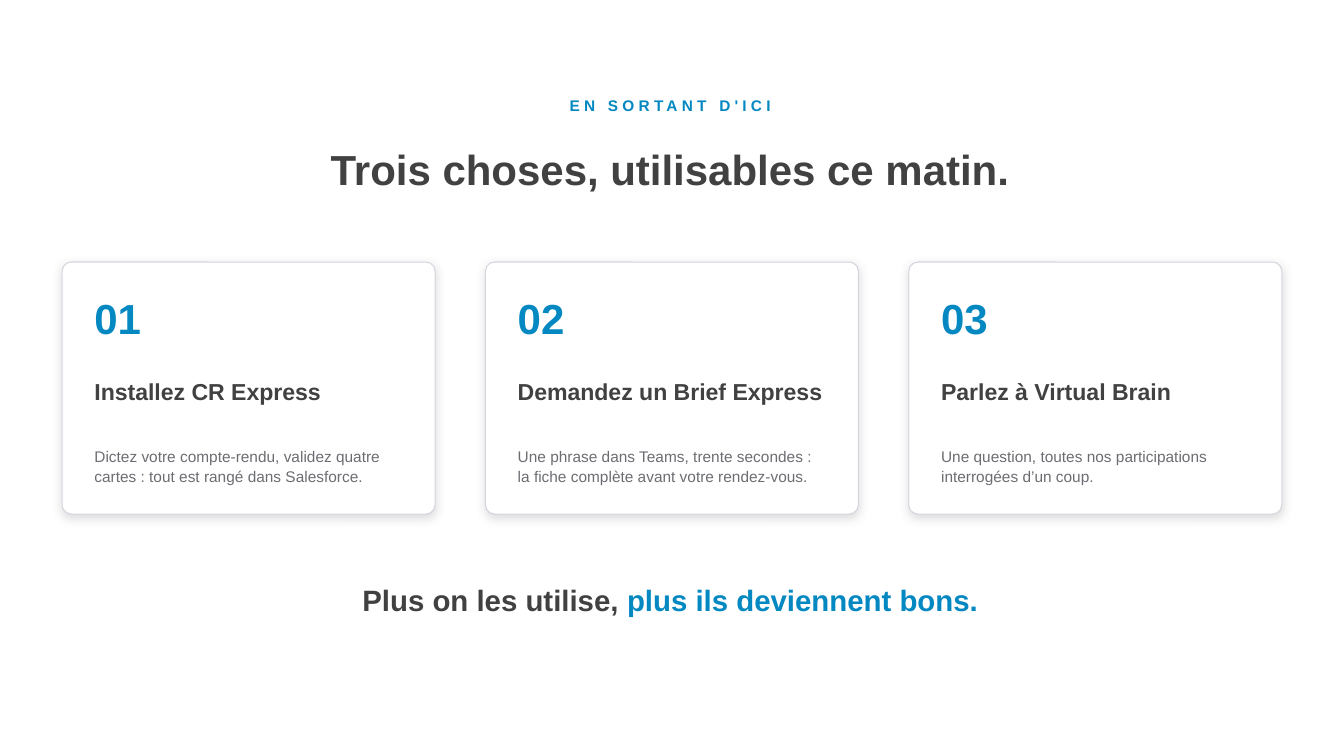
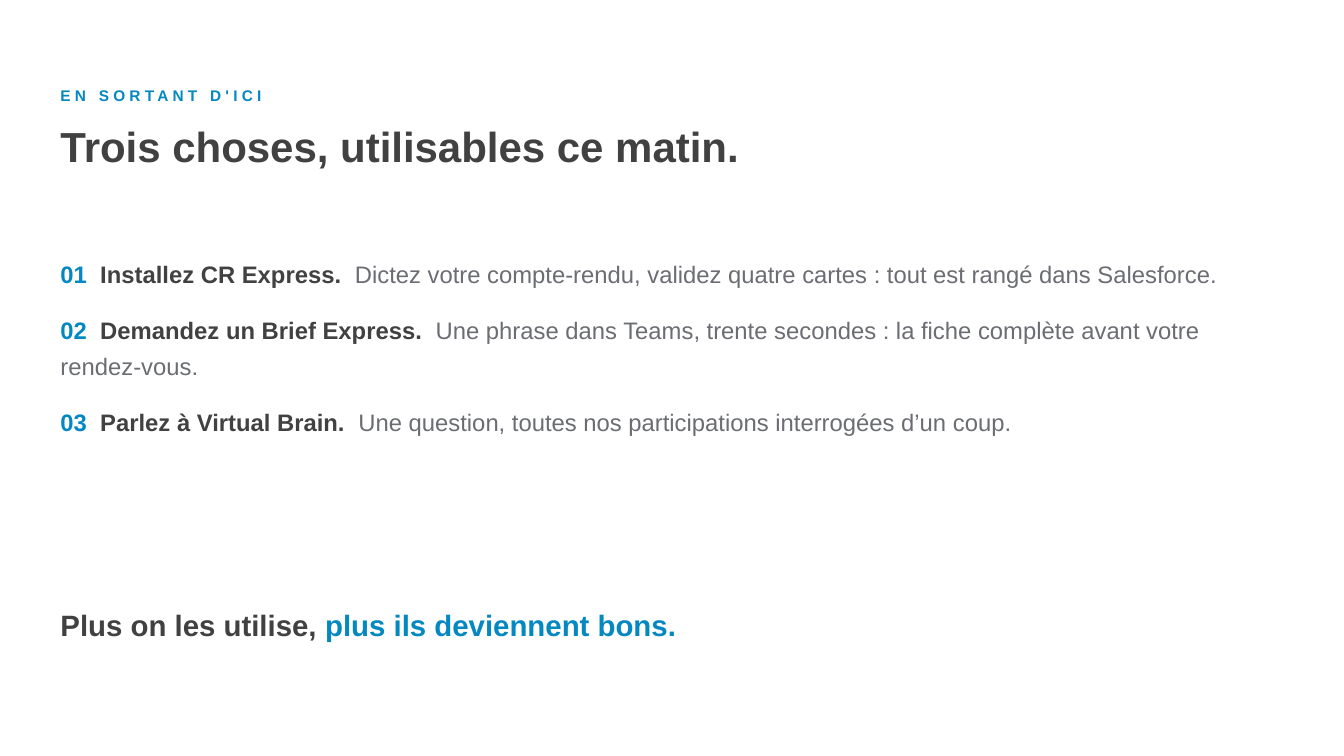
Before and after one commit to felixuniversityca-svg/task-dashboard, a slide deck: slide 12 of LIA-concretement-Capital-Croissance.pptx. Drawn at 1344x756 pixels with LibreOffice and Linux fonts; fonts in the diff are those of the drawing. Boxes give left, top, right and bottom in pixels: in the first picture for what was removed or moved away, otherwise in the second. Text is boxed around its words. In the diff, an @@ line names an element or a change of style, - is before the commit and + after.

```diff
--- a/LIA-concretement-Capital-Croissance.pptx
+++ b/LIA-concretement-Capital-Croissance.pptx
@@ text "EN SORTANT D'ICI": place and size @@
-text "EN SORTANT D'ICI" at [719, 100, 730, 111]
+text "EN SORTANT D'ICI" at [210, 90, 221, 101]
@@ text "EN SORTANT D'ICI" at [210, 90, 221, 101]: alignment centre to left @@
@@ text "Trois choses, utilisables ce matin.": place and size @@
-text "Trois choses, utilisables ce matin." at [331, 154, 1009, 192]
+text "Trois choses, utilisables ce matin." at [60, 131, 739, 169]
@@ text "Trois choses, utilisables ce matin." at [60, 131, 739, 169]: alignment centre to left; vertical alignment middle to top @@
@@ text added at [60, 265, 1216, 436], 17 pt, text #6B6D72 @@
+01 Installez CR Express. Dictez votre compte-rendu, validez quatre cartes : tout est rangé dans Salesforce.
+02 Demandez un Brief Express. Une phrase dans Teams, trente secondes : la fiche complète avant votre rendez-vous.
+03 Parlez à Virtual Brain. Une question, toutes nos participations interrogées d’un coup.
@@ rounded rectangle removed at [63, 262, 436, 514] @@
@@ rounded rectangle removed at [486, 262, 859, 514] @@
@@ rounded rectangle removed at [909, 262, 1282, 514] @@
@@ text removed at [94, 304, 141, 335] @@
-01
@@ text removed at [518, 304, 565, 335] @@
-02
@@ text removed at [941, 304, 988, 335] @@
-03
@@ text removed at [94, 383, 321, 405] @@
-Installez CR Express
@@ text removed at [518, 383, 823, 405] @@
-Demandez un Brief Express
@@ text removed at [941, 383, 1171, 400] @@
-Parlez à Virtual Brain
@@ text removed at [94, 451, 380, 485] @@
-Dictez votre compte-rendu, validez quatre cartes : tout est rangé dans Salesforce.
@@ text removed at [518, 451, 807, 485] @@
-Une phrase dans Teams, trente secondes : la fiche complète avant votre rendez-vous.
@@ text removed at [941, 451, 1207, 485] @@
-Une question, toutes nos participations interrogées d’un coup.
@@ text "Plus on les utilise, plus ..." at [60, 614, 676, 642]: alignment centre to left @@
@@ text "Plus on les utilise, plus ...": place and size @@
-text "Plus on les utilise, plus ..." at [362, 589, 978, 617]
+text "Plus on les utilise, plus ..." at [60, 614, 676, 642]
```
Also in this commit, not shown: 10 other slides changed.
